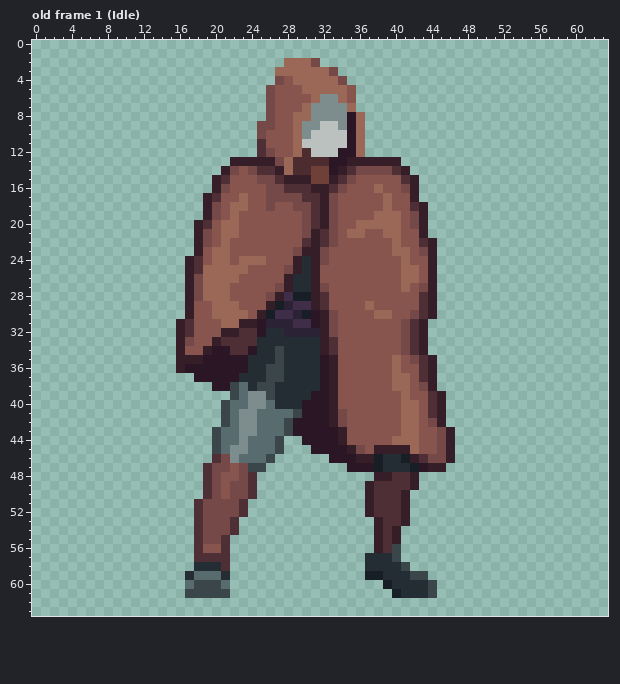
File history of a pixel-art file, SNZA/Assets/SpritesAsp/PROTAGONISTA.aseprite. The first picture shows the starting point.
64x64 pixels, 17 frames. Colours within 5 levels of each other are drawn and written as one. Shown: old frame 1 (Idle). The commit also changed other frames, which this record leaves out.
After:
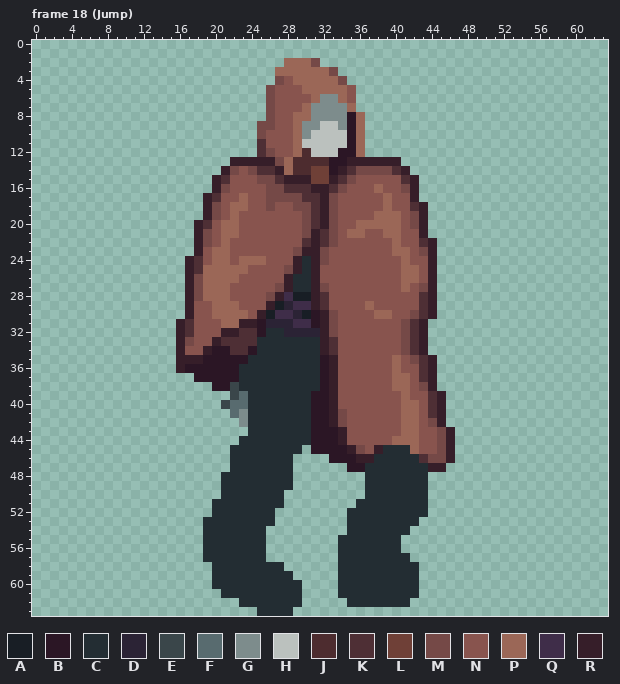
Palette (. is transparent): A #181e25  B #2b1625  C #232d33  D #2b2335  E #3a464a  F #586b6f  G #7d8c8c  H #bbc1be  J #4d2c2f  K #4e2f35  L #6f4037  M #754947  N #88544e  P #9b6757  Q #3f2d49  R #361e29
A new or re-ordered frame is compared with the old frame closest to it.
The commit says: PersonajeSalto
Difference:
frames 17 -> 22
Changed rows in their new state; - is an unchanged pixel.
Frame 18 (Jump) is new; against old frame 1 (Idle), layer "Flattened":
first column x 17:
34 ----------C-----------------
35 ----------C-----------------
36 ------C--CC-----------------
37 ---------CC-----------------
38 ------C-CC------------------
39 -------CCC------------------
40 -------CCC---C--------------
41 ----.--CCCCCCC--------------
42 ----..-CCCCCCC--------------
43 ---....CCCCCCC--------------
44 ---...CCCCCCCC--------------
45 ---..CCCCCCCC---------CCC---
46 ---..CCCCCCC---------C--CC--
47 --...CCCCCCC--------CC---CC-
48 --..CCCCCCCC--------CCCCCCC-
49 --..CCCCCCCC--------CCCCCCC-
50 --..CCCCCCC---------CCCCCCC-
51 -..CCCCCCCC--------CCCCCCCC-
52 -..CCCCCCC--------CCCCCCCCC-
53 -.CCCCCCCC--------CCCCCCCC--
54 -.CCCCCCC---------CCCCCCC---
55 -.CCCCCCC--------CCCCCCC----
56 -.CCCCCCC--------CCCCCCC----
57 -.CCCCCCC--------CCC---CC---
58 -..-CCCCCCC------CCC----CC--
59 ...C-CCCCCCC-----CCCCC---C.-
60 ...CCCCCCCCCC----CCCCCC---..
61 ....CCCCCCCCC----CCCCCCC--..
62 ------CCCCCCC-----CCCCCCC---
63 --------CCCC----------------
Boxes around the changes in both pictures, in picture pixels (x1, y1, x2, y2):
changed: (185, 346, 311, 616)
changed: (338, 445, 437, 607)
